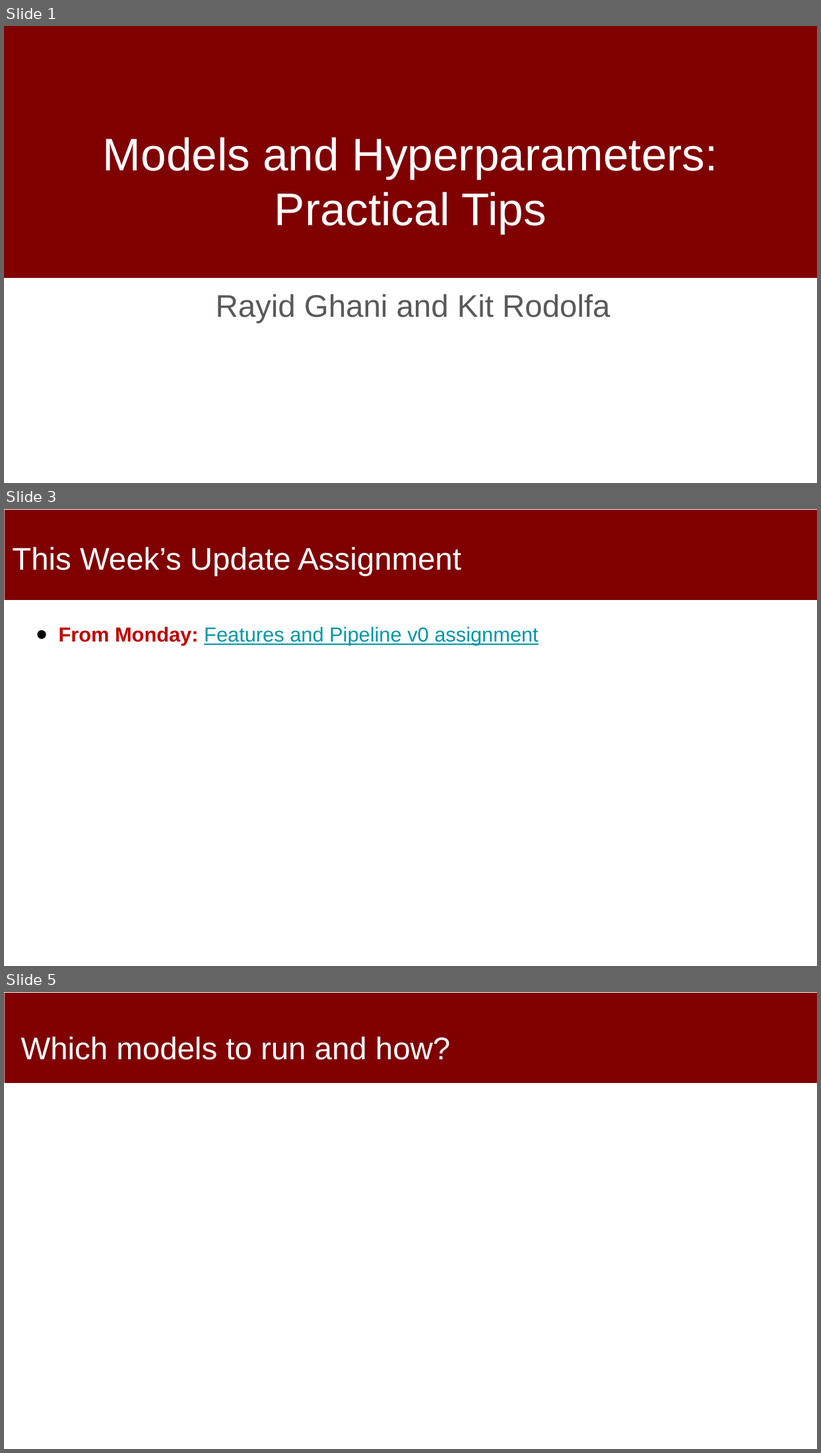
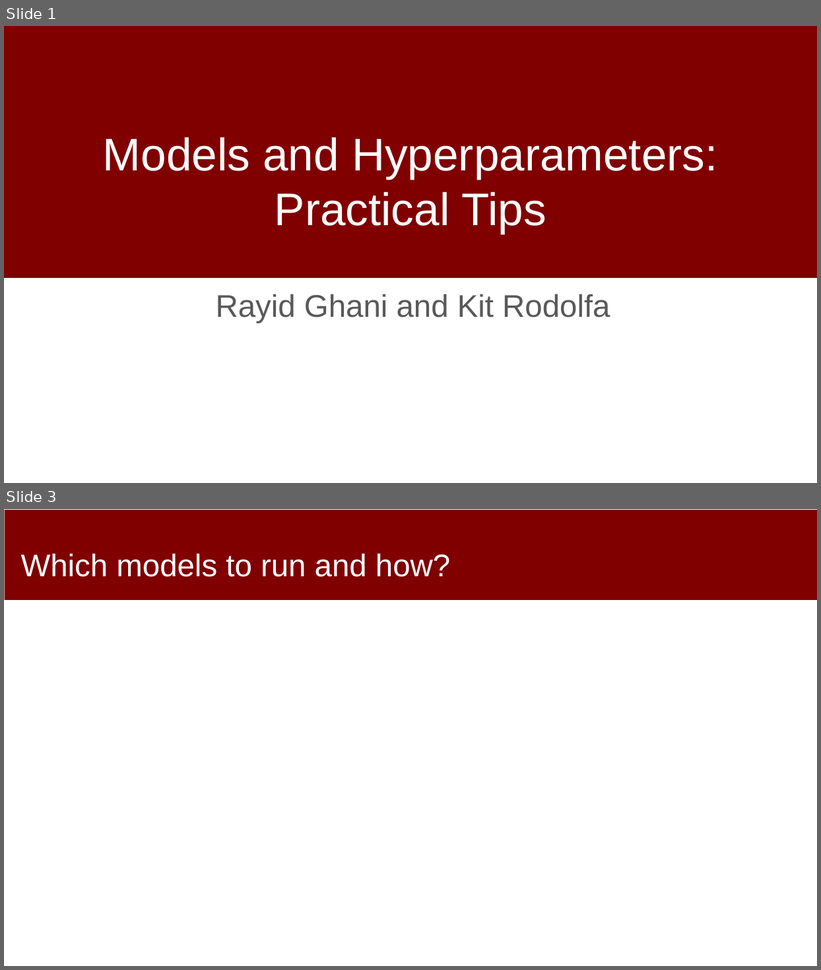
Before and after one commit to dssg/MLinPractice, a slide deck: Lectures/Lecture9-PracticalModeling-Hyperparameters.pptx. Shown one above the other, each under a label of ours: slides 1, 3 and 5 before the commit, slides 1 and 3 after it; the slides between them are not shown. The pictures are 821x1453 and 821x970 pixels, drawn with LibreOffice and Linux fonts; fonts in the diff are those of the drawing; background and template pictures are left out. Boxes give left, top, right and bottom in pixels: in the first picture for what was removed or moved away, otherwise in the second. Text is boxed around its words. In the diff, an @@ line names an element or a change of style, - is before the commit and + after.

```diff
--- a/Lectures/Lecture9-PracticalModeling-Hyperparameters.pptx
+++ b/Lectures/Lecture9-PracticalModeling-Hyperparameters.pptx
@@ slide 3 removed at (4, 509, 817, 966), background #FFFFFF; not listed: 1 template element that a slide beside it also shows @@
@@ title removed at (12, 547, 461, 576) @@
-This Week’s Update Assignment
@@ text removed at (59, 626, 538, 646) @@
-● From Monday: Features and Pipeline v0 assignment
@@ what was slide 5 is now slide 3 @@
```
Also in this commit, not shown: 2 slides changed, 1 other slide removed.
